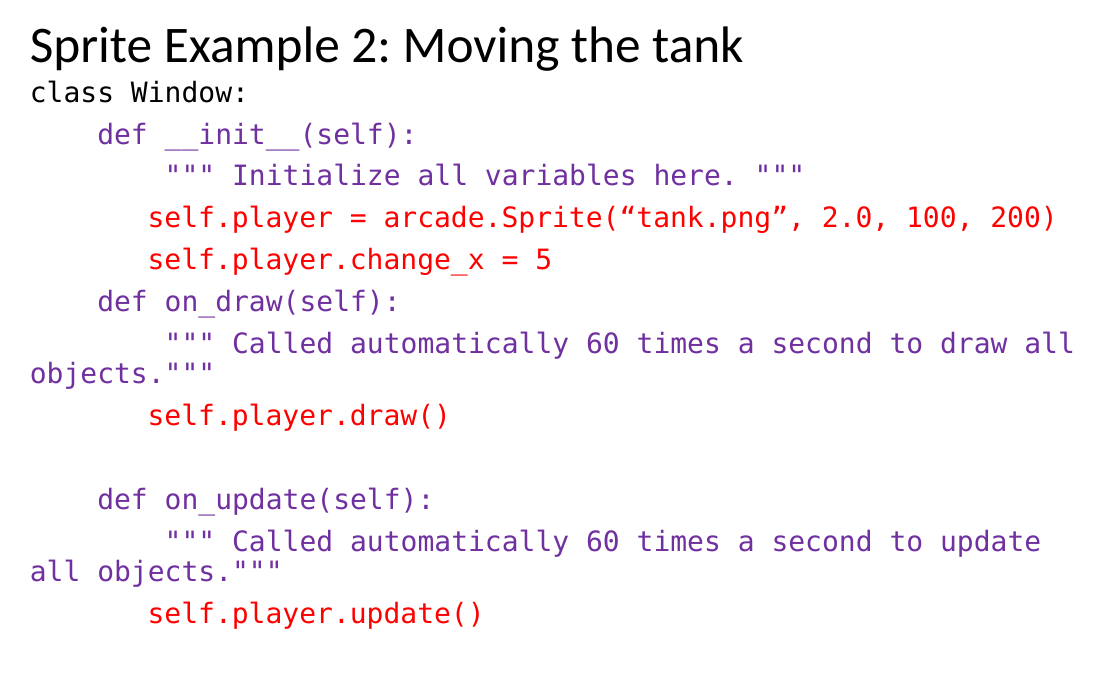
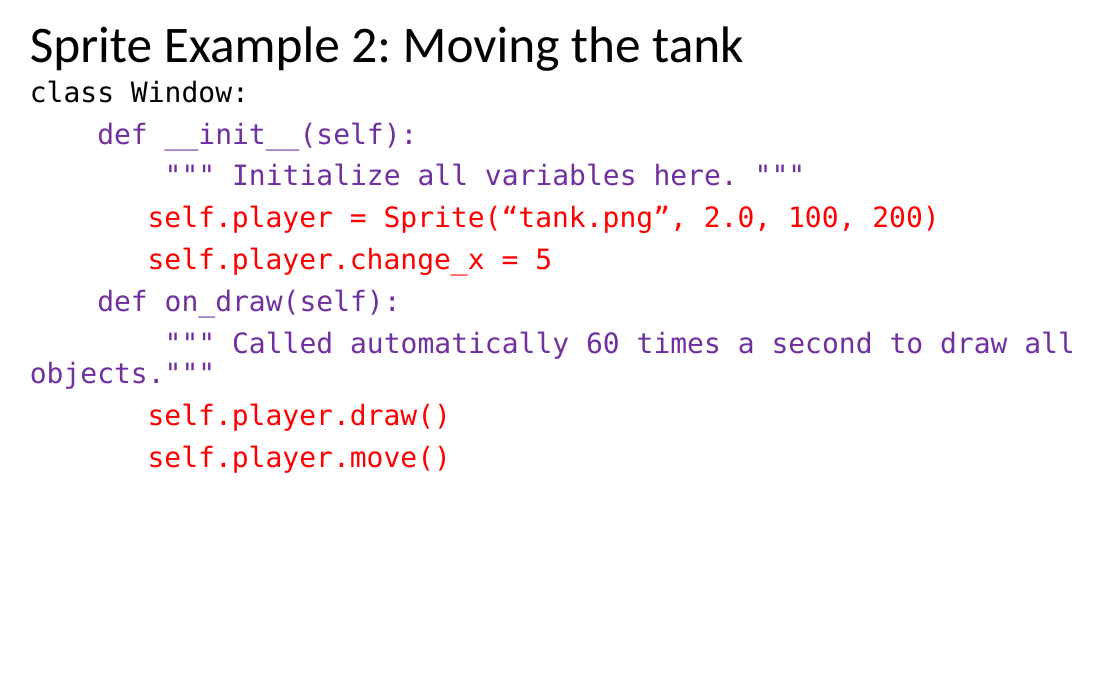
Before and after one commit to LongBaoNguyen/longbaonguyen.github.io, a slide deck: slide 14 of courses/apcsp/processing_arcade/processing3.pptx (slide 16 before the commit). Drawn at 1120x700 pixels with LibreOffice and Linux fonts; fonts in the diff are those of the drawing. Boxes give left, top, right and bottom in pixels: in the first picture for what was removed or moved away, otherwise in the second. Text is boxed around its words. In the diff, an @@ line names an element or a change of style, - is before the commit and + after.

```diff
--- a/courses/apcsp/processing_arcade/processing3.pptx
+++ b/courses/apcsp/processing_arcade/processing3.pptx
@@ text at (148,205,939,233): text changed @@
-self.player = arcade.Sprite(“tank.png”, 2.0, 100, 200)
+self.player = Sprite(“tank.png”, 2.0, 100, 200)
@@ text at (148,445,451,473): text changed; text colour #7030A0 to #FF0000 @@
-def on_update(self):
-""" Called automatically 60 times a second to update all objects."""
-self.player.update()
+self.player.move()
```
Also in this commit, not shown: 12 other slides changed, 1 slide added, 3 slides removed, 8 other files.
